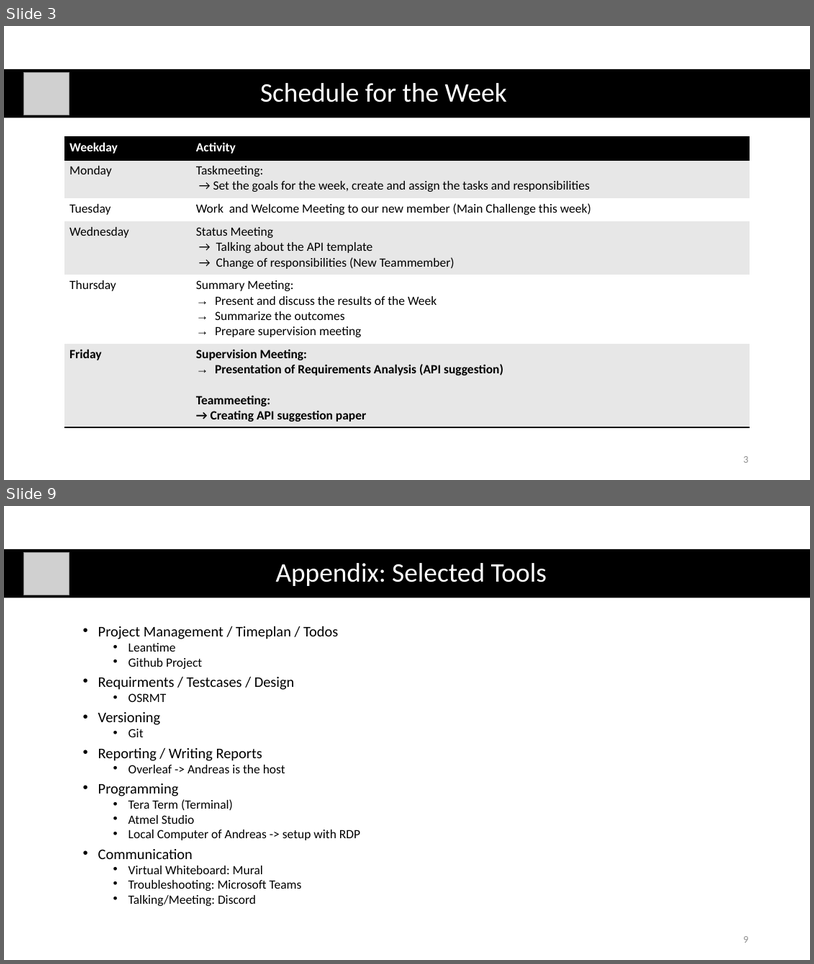
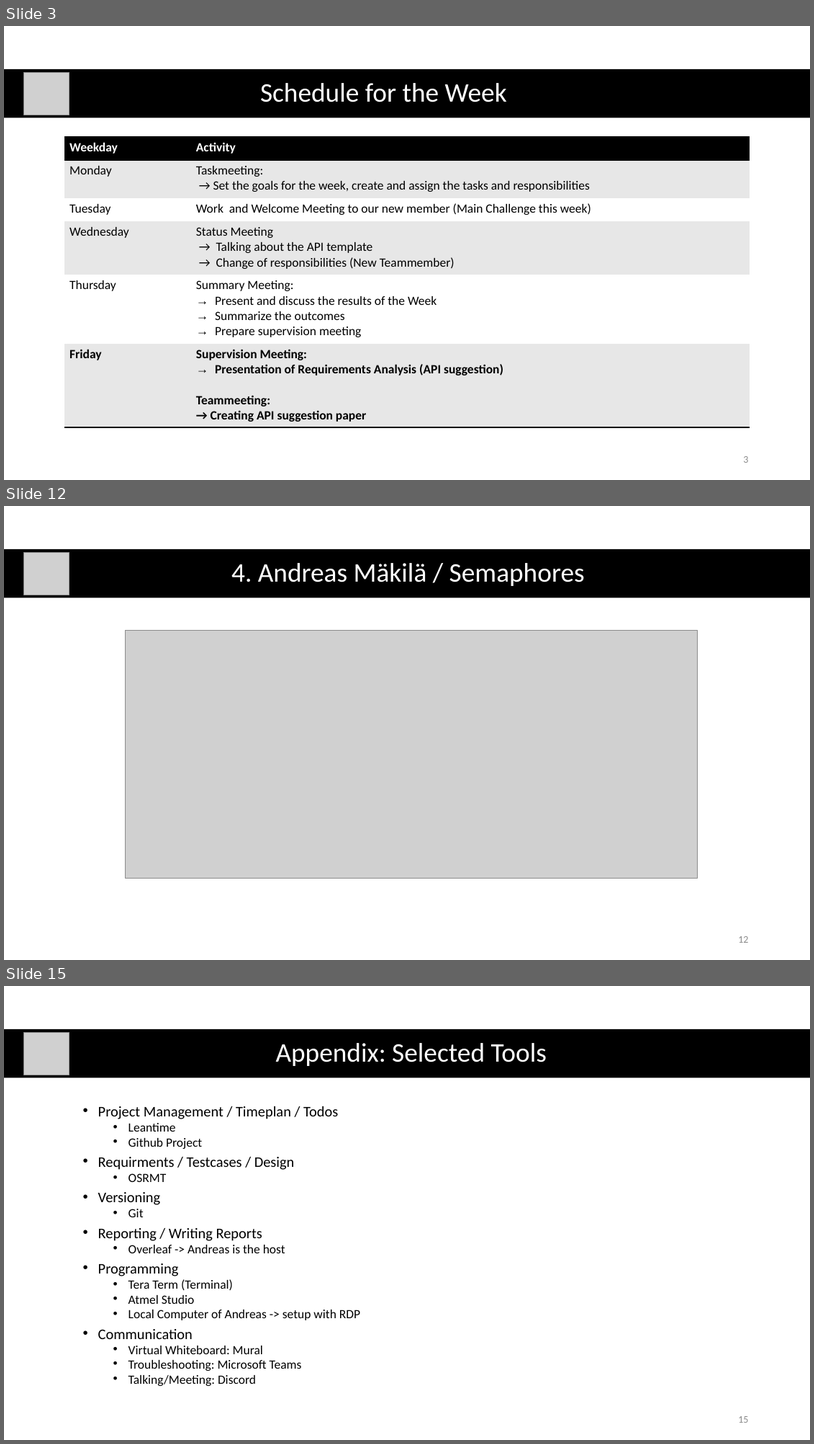
Before and after one commit to AymenNouidha/Rosa, a slide deck: 04_Presentations/01_Supervision_Meetings/02_Supervision_Meeting.pptx. Shown one above the other, each under a label of ours: slides 3 and 9 before the commit, slides 3, 12 and 15 after it; the slides between them are not shown. The pictures are 814x964 and 814x1444 pixels, drawn with LibreOffice and Linux fonts; fonts in the diff are those of the drawing; grey boxes stand for pictures. Boxes give left, top, right and bottom in pixels: in the first picture for what was removed or moved away, otherwise in the second. Text is boxed around its words. In the diff, an @@ line names an element or a change of style, - is before the commit and + after.

```diff
--- a/04_Presentations/01_Supervision_Meetings/02_Supervision_Meeting.pptx
+++ b/04_Presentations/01_Supervision_Meetings/02_Supervision_Meeting.pptx
@@ slide 12 added at (4,506,810,960), background #FFFFFF @@
@@ rectangle added at (4,549,810,598), fill #000000 @@
@@ picture added at (24,552,70,595) @@
@@ title added at (232,563,585,586), 32 pt, text #FFFFFF @@
+4. Andreas Mäkilä / Semaphores
@@ picture added at (125,630,698,878) @@
@@ page number added at (738,936,748,942), 12 pt, text #8C8C8C @@
+12
@@ what was slide 9 is now slide 15 @@
@@ page number at (738,1416,748,1422): text changed @@
-9
+15
```
Also in this commit, not shown: 7 slides changed, 6 other slides added, 19 other files.
